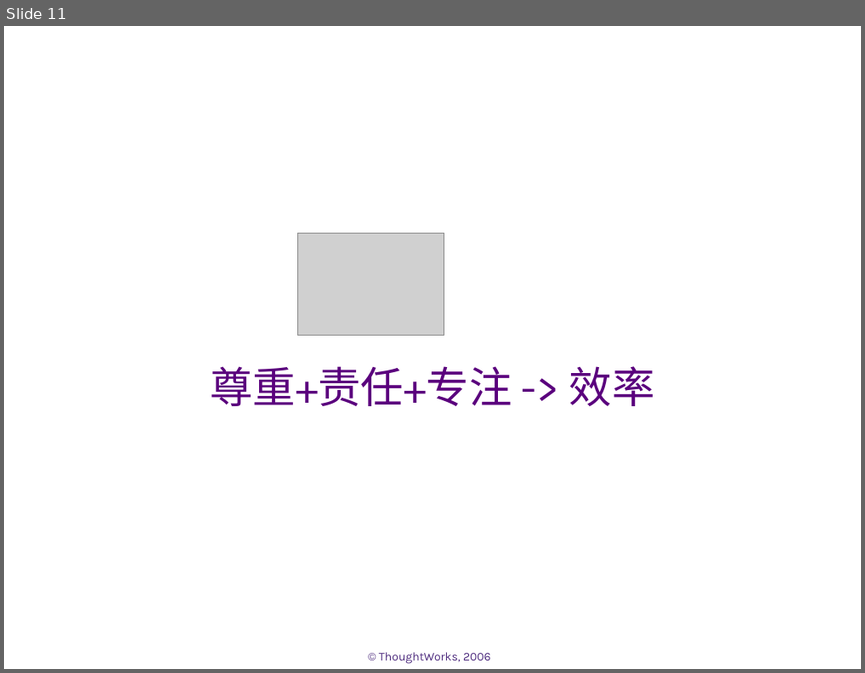
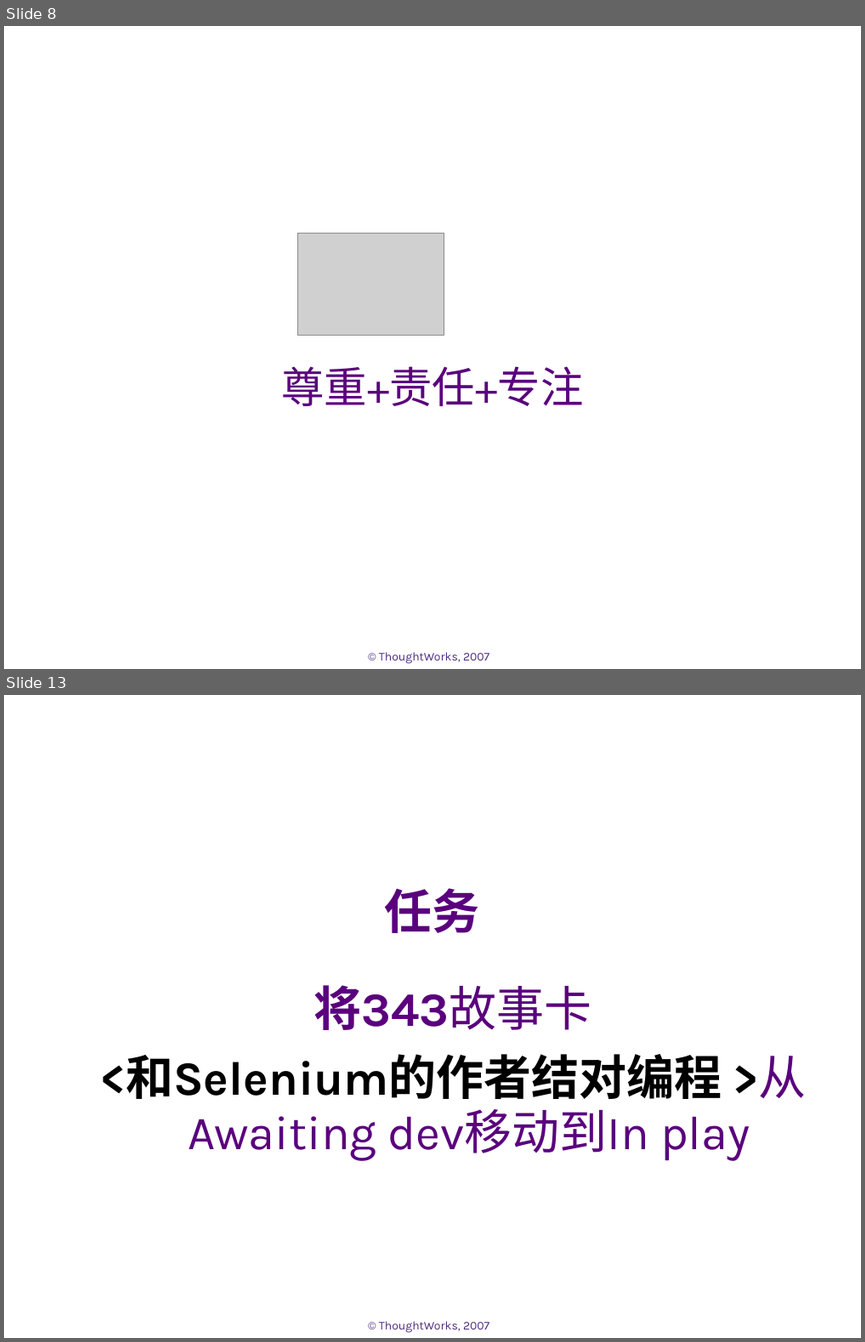
Before and after one commit to whimet/agilechina, a slide deck: docs/demo.ppt. Shown one above the other, each under a label of ours: slide 11 before the commit, slides 8 and 13 after it; the slides between them are not shown. The pictures are 865x673 and 865x1342 pixels, drawn with LibreOffice and Linux fonts; fonts in the diff are those of the drawing; grey boxes stand for pictures; background and template pictures are left out. Boxes give left, top, right and bottom in pixels: in the first picture for what was removed or moved away, otherwise in the second. Text is boxed around its words. In the diff, an @@ line names an element or a change of style, - is before the commit and + after.

```diff
--- a/docs/demo.ppt
+++ b/docs/demo.ppt
@@ slide 13 added at (4,695,861,1338), background #FFFFFF; not listed: 1 template element that a slide beside it also shows @@
@@ title added at (385,888,480,933), 40 pt, text #5A007D, bold @@
+任务
@@ text added at (100,985,806,1161), 40 pt, text #5A007D @@
+将343故事卡
+<和Selenium的作者结对编程 >从Awaiting dev移动到In play
@@ what was slide 11 is now slide 8 @@
@@ slide 8 changed as well @@
@@ subtitle at (281,366,583,406): text changed @@
-尊重+责任+专注 -> 效率
+尊重+责任+专注
@@ text at (379,652,489,664): text changed @@
-© ThoughtWorks, 2006
+© ThoughtWorks, 2007
```
Also in this commit, not shown: 9 other slides changed, 7 other slides added, 10 slides removed.
